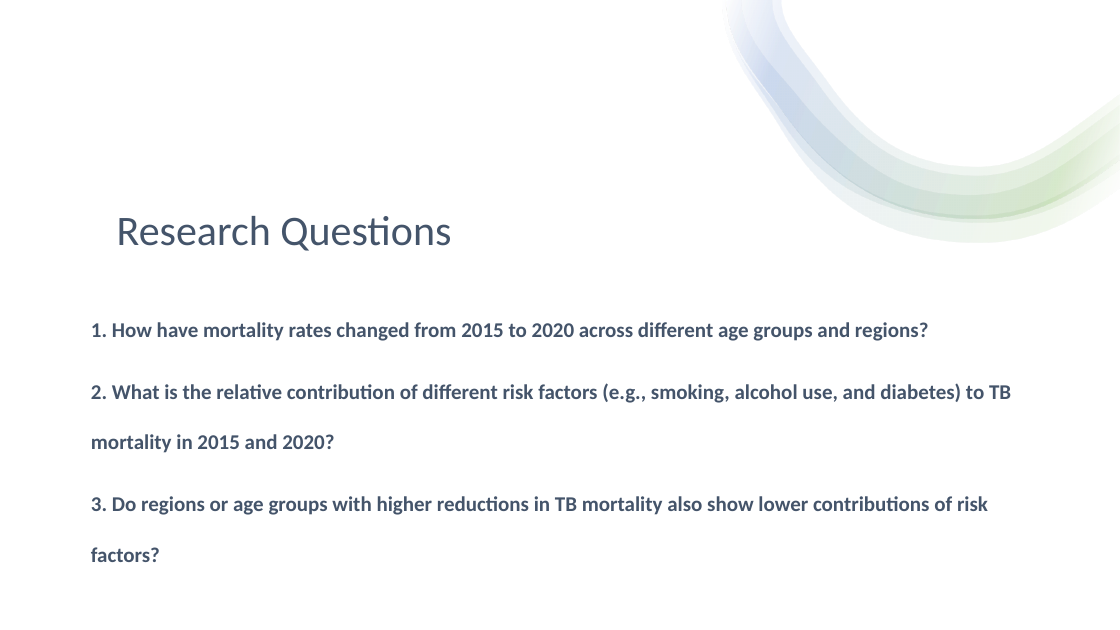
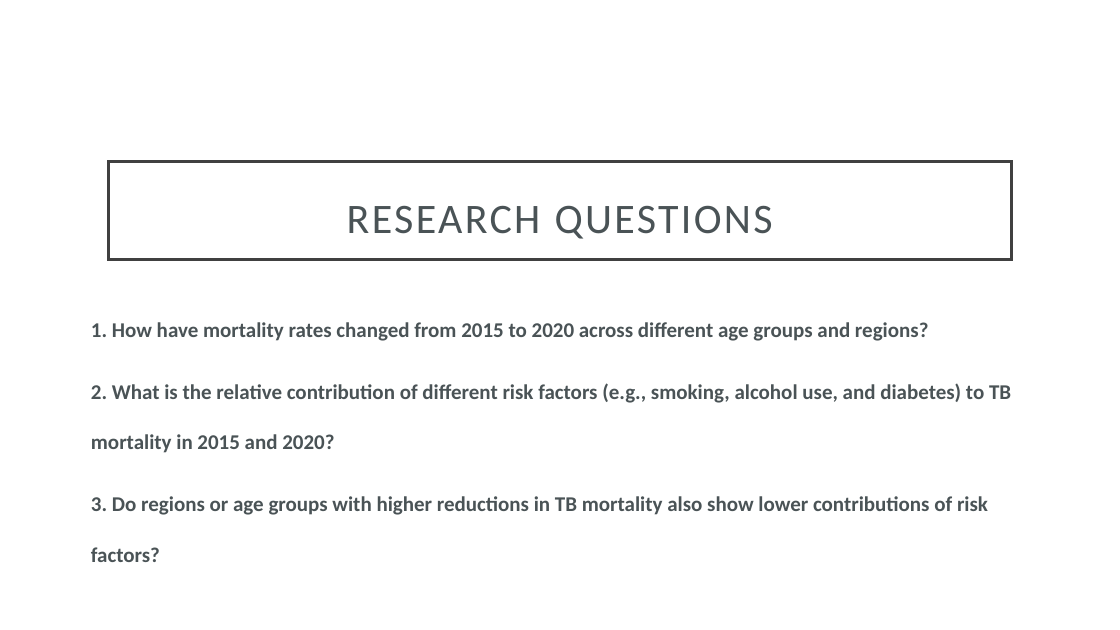
Before and after one commit to smwhikeh/HMS_520_Final_Project_TB, a slide deck: slide 4 of HMS_520_Final_Presentation_Whikehart_Naing.pptx (slide 3 before the commit). Drawn at 1120x630 pixels with LibreOffice and Linux fonts; fonts in the diff are those of the drawing. Boxes give left, top, right and bottom in pixels: in the first picture for what was removed or moved away, otherwise in the second. Text is boxed around its words. In the diff, an @@ line names an element or a change of style, - is before the commit and + after.

```diff
--- a/HMS_520_Final_Presentation_Whikehart_Naing.pptx
+++ b/HMS_520_Final_Presentation_Whikehart_Naing.pptx
@@ rectangle removed at bbox=[0, 0, 1120, 630] @@
@@ group removed at bbox=[723, 0, 1120, 243]: 4 freeform shapes @@
@@ title "RESEARCH QUESTIONS": place and size @@
-title "RESEARCH QUESTIONS" at bbox=[117, 216, 451, 251]
+title "RESEARCH QUESTIONS" at bbox=[108, 161, 1012, 260]
@@ title "RESEARCH QUESTIONS" at bbox=[108, 161, 1012, 260]: fill none to #FFFFFF; outline none to #404040 2.5 pt @@
@@ title at bbox=[347, 205, 773, 239]: text changed; text colour #44546A to #4A5356 @@
-Research Questions
+RESEARCH QUESTIONS
@@ text "1. How have mortality rates ..." at bbox=[91, 322, 1011, 562]: text colour #44546A to #4A5356 @@
```
Also in this commit, not shown: 16 other slides changed, 2 slides added, 1 slide removed, 5 other files.
